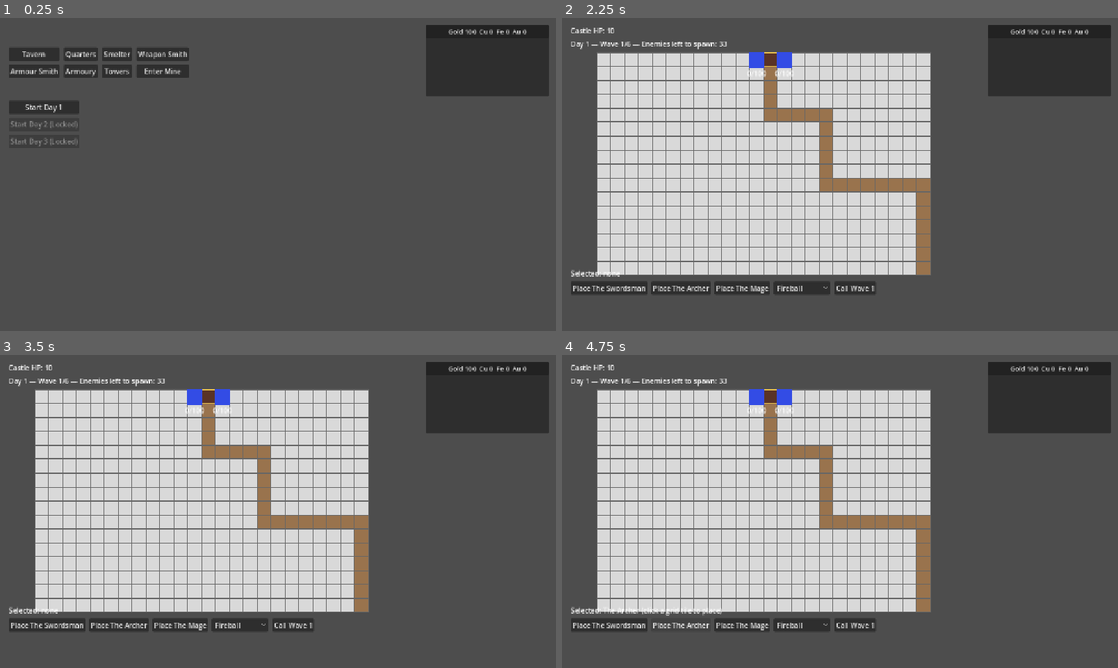
Above: before the commit, frames 1-4 (two rows, left to right).
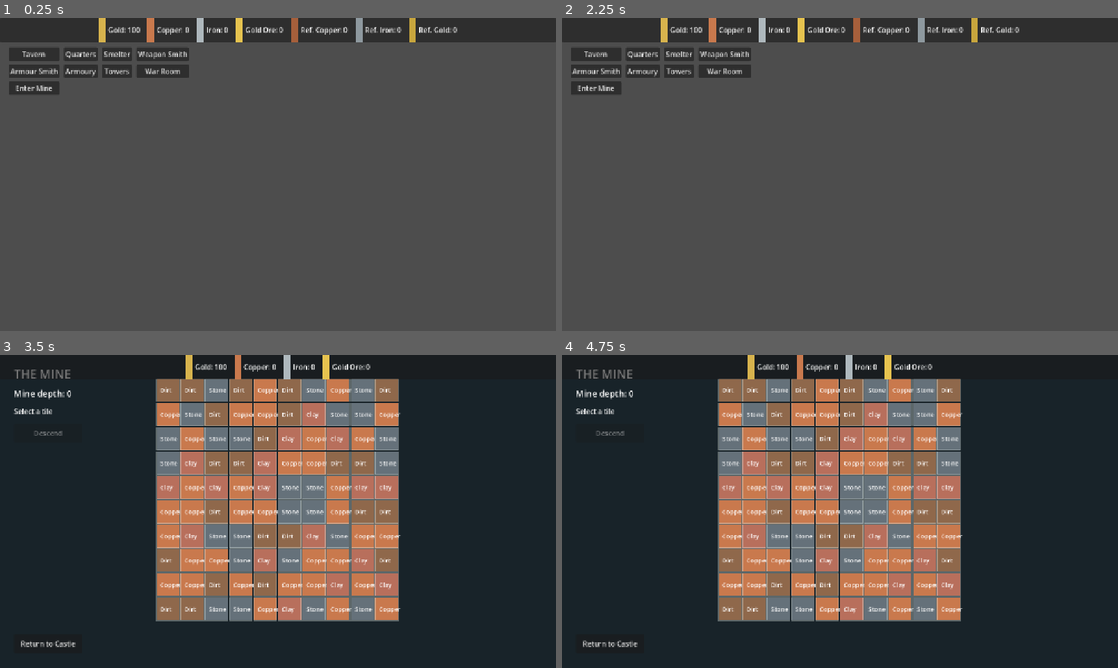
Above: after the commit, the same moments.

Repository: qzak/td-m3-game
Game: Godot game, scene res://scenes/castle/castle.tscn
Same seed, same stepped clock (60 frames per second), same inputs: the game is played once before the commit and once after it.
Inputs (mouse positions are in pixels of both pictures, inside the frame that each line leads up to):
- Up to frame 1 (0.25 s): no input
- Up to frame 2 (2.25 s): click (723, 71) at 0.5 s, where only the run after the commit has a clickable "War Room"; click "Return to Castle" (after the commit: "Back") at 1.25 s; click (606, 108) at 2 s, where only the run before the commit has a clickable "Start Day 1"
- Up to frame 3 (3.5 s): click (33, 423) at 2.75 s, where only the run after the commit has a clickable "Enter Mine"
- Up to frame 4 (4.75 s): click (606, 624) at 3.5 s, where only the run before the commit has a clickable "Place The Swordsman"; click (678, 624) at 4.25 s, where only the run before the commit has a clickable "Place The Archer"

The runs differ from the first frame. In frame 1, 11% of the frame differs, in the area x 0-100%, y 0-41%; in frame 2, 56%; in frame 3, 92%; in frame 4, 92%, in the area x 0-100%, y 0-100%.

Commit message:
fix match-3 animations, add a better hud, clean up multiple ui transitions

Diff:
--- /dev/null
+++ b/scenes/castle/buildings/war_room.tscn
@@ -0,0 +1,16 @@
+[gd_scene load_steps=2 format=3]
+
+[ext_resource type="Script" path="res://scripts/castle/war_room_controller.gd" id="1"]
+
+[node name="WarRoom" type="Control"]
+anchor_right = 1.0
+anchor_bottom = 1.0
+script = ExtResource("1")
+
+[node name="Title" type="Label" parent="."]
+position = Vector2(20, 20)
+text = "War Room — choose a day to defend the castle"
+
+[node name="DayList" type="VBoxContainer" parent="."]
+position = Vector2(20, 60)
+theme_override_constants/separation = 8
--- a/scenes/castle/castle.tscn
+++ b/scenes/castle/castle.tscn
@@ -8,7 +8,8 @@
 [ext_resource type="PackedScene" path="res://scenes/castle/buildings/armour_smith.tscn" id="6"]
 [ext_resource type="PackedScene" path="res://scenes/castle/buildings/armoury.tscn" id="7"]
 [ext_resource type="PackedScene" path="res://scenes/castle/buildings/towers.tscn" id="8"]
-[ext_resource type="PackedScene" path="res://scenes/ui/resource_hud.tscn" id="9"]
+[ext_resource type="PackedScene" path="res://scenes/ui/top_resource_bar.tscn" id="9"]
+[ext_resource type="PackedScene" path="res://scenes/castle/buildings/war_room.tscn" id="10"]
 
 [node name="Castle" type="Node2D"]
 script = ExtResource("1")
@@ -46,12 +47,19 @@
 [node name="TowersButton" type="Button" parent="UI/HUD/Controls"]
 text = "Towers"
 
+[node name="WarRoomButton" type="Button" parent="UI/HUD/Controls"]
+text = "War Room"
+
 [node name="MineButton" type="Button" parent="UI/HUD/Controls"]
 text = "Enter Mine"
 
-[node name="DayList" type="VBoxContainer" parent="UI/HUD"]
-position = Vector2(20, 190)
-theme_override_constants/separation = 8
+[node name="ClosePanelButton" type="Button" parent="UI/HUD"]
+visible = false
+offset_left = 20.0
+offset_top = 70.0
+offset_right = 140.0
+offset_bottom = 104.0
+text = "Back"
 
 [node name="TavernPanel" parent="UI/HUD" instance=ExtResource("2")]
 position = Vector2(280, 72)
@@ -74,4 +82,7 @@
 [node name="TowersPanel" parent="UI/HUD" instance=ExtResource("8")]
 position = Vector2(280, 72)
 
-[node name="ResourceHUD" parent="UI/HUD" instance=ExtResource("9")]
+[node name="WarRoomPanel" parent="UI/HUD" instance=ExtResource("10")]
+position = Vector2(280, 72)
+
+[node name="TopResourceBar" parent="UI/HUD" instance=ExtResource("9")]
--- a/scenes/match3/mine.tscn
+++ b/scenes/match3/mine.tscn
@@ -1,7 +1,7 @@
 [gd_scene load_steps=3 format=3]
 
 [ext_resource type="Script" path="res://scripts/match3/mine_controller.gd" id="1"]
-[ext_resource type="PackedScene" path="res://scenes/ui/resource_hud.tscn" id="2"]
+[ext_resource type="PackedScene" path="res://scenes/ui/top_resource_bar.tscn" id="2"]
 
 [node name="Mine" type="Node2D"]
 script = ExtResource("1")
@@ -40,4 +40,4 @@
 offset_bottom = 686.0
 text = "Return to Castle"
 
-[node name="ResourceHUD" parent="UI" instance=ExtResource("2")]
+[node name="TopResourceBar" parent="UI" instance=ExtResource("2")]
--- a/scenes/tower_defense/td_battle.tscn
+++ b/scenes/tower_defense/td_battle.tscn
@@ -4,7 +4,7 @@
 [ext_resource type="Script" path="res://scripts/tower_defense/grid_map.gd" id="2"]
 [ext_resource type="Resource" path="res://data/waves/day_1.tres" id="3"]
 [ext_resource type="Resource" path="res://data/buildings/towers_stats.tres" id="7"]
-[ext_resource type="PackedScene" path="res://scenes/ui/resource_hud.tscn" id="8"]
+[ext_resource type="PackedScene" path="res://scenes/ui/top_resource_bar.tscn" id="8"]
 
 [node name="TDBattle" type="Node2D"]
 script = ExtResource("1")
@@ -58,4 +58,4 @@
 [node name="ReturnToCastleButton" type="Button" parent="UI/HUD/Controls"]
 text = "Return to Castle"
 
-[node name="ResourceHUD" parent="UI/HUD" instance=ExtResource("8")]
+[node name="TopResourceBar" parent="UI/HUD" instance=ExtResource("8")]
--- /dev/null
+++ b/scenes/ui/top_resource_bar.tscn
@@ -0,0 +1,27 @@
+[gd_scene load_steps=2 format=3]
+
+[ext_resource type="Script" path="res://scripts/ui/top_resource_bar.gd" id="1"]
+
+[node name="TopResourceBar" type="Control"]
+anchor_right = 1.0
+offset_bottom = 56.0
+script = ExtResource("1")
+mouse_filter = 2
+
+[node name="Panel" type="PanelContainer" parent="."]
+anchor_right = 1.0
+anchor_bottom = 1.0
+
+[node name="Margin" type="MarginContainer" parent="Panel"]
+anchor_right = 1.0
+anchor_bottom = 1.0
+offset_left = 10.0
+offset_top = 8.0
+offset_right = -10.0
+offset_bottom = -8.0
+
+[node name="Chips" type="HBoxContainer" parent="Panel/Margin"]
+anchor_right = 1.0
+anchor_bottom = 1.0
+alignment = 1
+theme_override_constants/separation = 18
--- a/scripts/castle/castle_controller.gd
+++ b/scripts/castle/castle_controller.gd
@@ -9,6 +9,7 @@
 @onready var armour_smith_panel: ArmourSmithController = $UI/HUD/ArmourSmithPanel
 @onready var armoury_panel: ArmouryController = $UI/HUD/ArmouryPanel
 @onready var towers_panel: TowersPanel = $UI/HUD/TowersPanel
+@onready var war_room_panel: Control = $UI/HUD/WarRoomPanel
 @onready var tavern_button: Button = $UI/HUD/Controls/TavernButton
 @onready var quarters_button: Button = $UI/HUD/Controls/QuartersButton
 @onready var smelter_button: Button = $UI/HUD/Controls/SmelterButton
@@ -16,15 +17,19 @@
 @onready var armour_smith_button: Button = $UI/HUD/Controls/ArmourSmithButton
 @onready var armoury_button: Button = $UI/HUD/Controls/ArmouryButton
 @onready var towers_button: Button = $UI/HUD/Controls/TowersButton
+@onready var war_room_button: Button = $UI/HUD/Controls/WarRoomButton
 @onready var mine_button: Button = $UI/HUD/Controls/MineButton
-@onready var day_list: VBoxContainer = $UI/HUD/DayList
+@onready var controls: GridContainer = $UI/HUD/Controls
+@onready var close_panel_button: Button = $UI/HUD/ClosePanelButton
+@onready var top_resource_bar: Control = $UI/HUD/TopResourceBar
 
 var all_panels: Array[Control] = []
 
 func _ready() -> void:
 	SaveManager.load_game()
+	top_resource_bar.set_context("castle")
 
-	all_panels = [tavern_panel, quarters_panel, smelter_panel, weapon_smith_panel, armour_smith_panel, armoury_panel, towers_panel]
+	all_panels = [tavern_panel, quarters_panel, smelter_panel, weapon_smith_panel, armour_smith_panel, armoury_panel, towers_panel, war_room_panel]
 
 	tavern_button.pressed.connect(func(): _show_panel(tavern_panel))
 	quarters_button.pressed.connect(func(): _show_panel(quarters_panel))
@@ -33,30 +38,27 @@
 	armour_smith_button.pressed.connect(func(): _show_panel(armour_smith_panel))
 	armoury_button.pressed.connect(func(): _show_panel(armoury_panel))
 	towers_button.pressed.connect(func(): _show_panel(towers_panel))
+	war_room_button.pressed.connect(func(): _show_panel(war_room_panel))
 	mine_button.pressed.connect(func(): get_tree().change_scene_to_file("res://scenes/match3/mine.tscn"))
+	close_panel_button.pressed.connect(func(): _show_panel(null))
+	war_room_panel.day_start_requested.connect(_on_start_day_pressed)
 
 	_show_panel(null)
-	_build_day_list()
 
 ## Shows exactly one building panel (or none, if panel is null) and refreshes it so its
 ## contents rebuild against current GameState whenever it's opened.
 func _show_panel(panel: Control) -> void:
 	for p in all_panels:
 		p.visible = p == panel
+	var focus_mode := panel != null
+	controls.visible = not focus_mode
+	close_panel_button.visible = focus_mode
+	if panel == weapon_smith_panel or panel == armour_smith_panel or panel == smelter_panel:
+		top_resource_bar.set_context("smith")
+	else:
+		top_resource_bar.set_context("castle")
 	if panel != null and panel.has_method("refresh"):
 		panel.refresh()
-
-## Builds the list of "Start Day N" buttons, locking any days beyond what's been unlocked.
-func _build_day_list() -> void:
-	for child in day_list.get_children():
-		child.queue_free()
-	for day_index in range(1, GameState.total_known_days() + 1):
-		var button := Button.new()
-		var locked: bool = day_index > GameState.unlocked_day_index
-		button.text = "Start Day %d" % day_index if not locked else "Start Day %d (Locked)" % day_index
-		button.disabled = locked
-		button.pressed.connect(_on_start_day_pressed.bind(day_index))
-		day_list.add_child(button)
 
 func _on_start_day_pressed(day_index: int) -> void:
 	GameState.selected_day_index = day_index
--- /dev/null
+++ b/scripts/castle/war_room_controller.gd
@@ -0,0 +1,26 @@
+extends Control
+class_name WarRoomController
+
+signal day_start_requested(day_index: int)
+
+@onready var day_list: VBoxContainer = $DayList
+
+func _ready() -> void:
+	_build_day_list()
+
+func refresh() -> void:
+	_build_day_list()
+
+func _build_day_list() -> void:
+	for child in day_list.get_children():
+		child.queue_free()
+	for day_index in range(1, GameState.total_known_days() + 1):
+		var button := Button.new()
+		var locked: bool = day_index > GameState.unlocked_day_index
+		button.text = "Start Day %d" % day_index if not locked else "Start Day %d (Locked)" % day_index
+		button.disabled = locked
+		button.pressed.connect(_on_start_day_pressed.bind(day_index))
+		day_list.add_child(button)
+
+func _on_start_day_pressed(day_index: int) -> void:
+	day_start_requested.emit(day_index)
--- a/scripts/match3/board.gd
+++ b/scripts/match3/board.gd
@@ -103,8 +103,19 @@
 	var tile = tiles[source.y][source.x]
 	if tile == null or tiles[destination.y][destination.x] != null:
 		return false
+	# Commit the horizontal move into the empty destination
 	tiles[destination.y][destination.x] = tile
 	tiles[source.y][source.x] = null
+	# Emit a dedicated pre-gravity move animation event using the same "moves" payload convention
+	var pre_move := [{
+		"from": source,
+		"to": destination,
+		"tile_id": tile.id,
+	}]
+	animation_event.emit({
+		"type": "move",
+		"moves": pre_move,
+	})
 	var gravity_moves := _apply_gravity()
 	if not gravity_moves.is_empty():
 		animation_event.emit({
--- a/scripts/match3/mine_controller.gd
+++ b/scripts/match3/mine_controller.gd
@@ -5,6 +5,7 @@
 const BOARD_WIDTH := 10
 const BOARD_HEIGHT := 10
 const SWAP_ANIMATION_TIME := 0.14
+const MOVE_TO_EMPTY_ANIMATION_TIME := 0.16
 const CLEAR_ANIMATION_TIME := 0.18
 const GRAVITY_ANIMATION_TIME := 0.22
 const DESCEND_ANIMATION_TIME := 0.3
@@ -30,6 +31,7 @@
 @onready var status_label: Label = $UI/StatusLabel
 @onready var back_button: Button = $UI/BackButton
 @onready var descend_button: Button = $UI/DescendButton
+@onready var top_resource_bar: Control = $UI/TopResourceBar
 
 var board: Node
 var selected_cell := Vector2i(-1, -1)
@@ -61,6 +63,7 @@
 	_on_board_changed()
 	back_button.pressed.connect(func(): get_tree().change_scene_to_file("res://scenes/castle/castle.tscn"))
 	descend_button.pressed.connect(_on_descend_pressed)
+	top_resource_bar.set_context("mine")
 	_update_hud()
 	set_process(true)
 	queue_redraw()
@@ -163,6 +166,8 @@
 		match event.get("type", ""):
 			"swap":
 				await _play_swap_animation(event)
+			"move":
+				await _play_movement_animation(event.get("moves", []), MOVE_TO_EMPTY_ANIMATION_TIME)
 			"clear":
 				await _play_clear_animation(event.get("cells", []))
 			"gravity":
--- a/scripts/tower_defense/battle_controller.gd
+++ b/scripts/tower_defense/battle_controller.gd
@@ -23,6 +23,7 @@
 @onready var start_button: Button = $UI/HUD/Controls/StartBattleButton
 @onready var return_button: Button = $UI/HUD/Controls/ReturnToCastleButton
 @onready var placement_buttons_container: HBoxContainer = $UI/HUD/Controls/PlacementButtonsContainer
+@onready var top_resource_bar: Control = $UI/HUD/TopResourceBar
 
 var enemies: Array[TDEnemy] = []
 var adventurers: Array[TDAdventurer] = []
@@ -73,6 +74,7 @@
 	return_button.pressed.connect(_on_return_button_pressed)
 
 	_spawn_towers()
+	top_resource_bar.set_context("battle")
 
 	_update_start_button_label()
 	_update_hud()
--- /dev/null
+++ b/scripts/ui/top_resource_bar.gd
@@ -0,0 +1,90 @@
+extends Control
+class_name TopResourceBar
+
+const ENTRY_DEFS: Array[Dictionary] = [
+	{"id": "currency", "label": "Gold", "swatch": Color("d7b34d"), "contexts": ["castle", "mine", "smith", "battle"]},
+	{"id": "copper", "label": "Copper", "swatch": Color("c9794d"), "contexts": ["castle", "mine", "battle"]},
+	{"id": "iron", "label": "Iron", "swatch": Color("aeb8bd"), "contexts": ["castle", "mine", "battle"]},
+	{"id": "gold", "label": "Gold Ore", "swatch": Color("e6c34f"), "contexts": ["castle", "mine", "battle"]},
+	{"id": "refined_copper", "label": "Ref. Copper", "swatch": Color("a65f3b"), "contexts": ["castle", "smith"]},
+	{"id": "refined_iron", "label": "Ref. Iron", "swatch": Color("8e999f"), "contexts": ["castle", "smith"]},
+	{"id": "refined_gold", "label": "Ref. Gold", "swatch": Color("c8a63d"), "contexts": ["castle", "smith"]},
+]
+
+@onready var chips: HBoxContainer = $Panel/Margin/Chips
+
+var _context := "castle"
+var _chip_rows: Dictionary = {}
+
+func _ready() -> void:
+	EventBus.currency_changed.connect(_on_currency_changed)
+	EventBus.materials_changed.connect(_on_materials_changed)
+	_build_chips()
+	_refresh_all()
+
+func set_context(value: String) -> void:
+	_context = value
+	_refresh_visibility()
+
+func _on_currency_changed(_new_amount: int) -> void:
+	_refresh_chip_value("currency")
+
+func _on_materials_changed(material_id: String, _new_amount: int) -> void:
+	_refresh_chip_value(material_id)
+
+func _build_chips() -> void:
+	for child in chips.get_children():
+		child.queue_free()
+	_chip_rows.clear()
+
+	for def in ENTRY_DEFS:
+		var row := HBoxContainer.new()
+		row.add_theme_constant_override("separation", 6)
+
+		var swatch := ColorRect.new()
+		swatch.custom_minimum_size = Vector2(16, 16)
+		swatch.color = def["swatch"]
+		row.add_child(swatch)
+
+		var label := Label.new()
+		label.text = "%s: 0" % def["label"]
+		label.add_theme_font_size_override("font_size", 16)
+		row.add_child(label)
+
+		chips.add_child(row)
+		_chip_rows[def["id"]] = {"row": row, "label": label}
+
+func _refresh_all() -> void:
+	for def in ENTRY_DEFS:
+		_refresh_chip_value(def["id"])
+	_refresh_visibility()
+
+func _refresh_chip_value(entry_id: String) -> void:
+	if not _chip_rows.has(entry_id):
+		return
+	var chip_entry: Dictionary = _chip_rows[entry_id]
+	var label: Label = chip_entry["label"]
+	var display_name := _label_for(entry_id)
+	var value := GameState.currency if entry_id == "currency" else int(GameState.materials.get(entry_id, 0))
+	label.text = "%s: %d" % [display_name, value]
+
+func _refresh_visibility() -> void:
+	for def in ENTRY_DEFS:
+		var entry_id: String = def["id"]
+		if not _chip_rows.has(entry_id):
+			continue
+		var row: HBoxContainer = _chip_rows[entry_id]["row"]
+		row.visible = _is_visible_in_context(def)
+
+func _is_visible_in_context(def: Dictionary) -> bool:
+	var contexts: Array = def.get("contexts", [])
+	for context_name in contexts:
+		if str(context_name) == _context:
+			return true
+	return false
+
+func _label_for(entry_id: String) -> String:
+	for def in ENTRY_DEFS:
+		if def["id"] == entry_id:
+			return def["label"]
+	return entry_id.capitalize()
Not shown: 1 places in scenes/castle/castle.tscn that only renumber resources
Not shown, added: scripts/castle/war_room_controller.gd.uid
Not shown, added: scripts/ui/top_resource_bar.gd.uid
Not shown, changed: docs/systems/castle.md
Not shown, changed: docs/systems/match3.md
Not shown, changed: docs/systems/tower_defense.md
